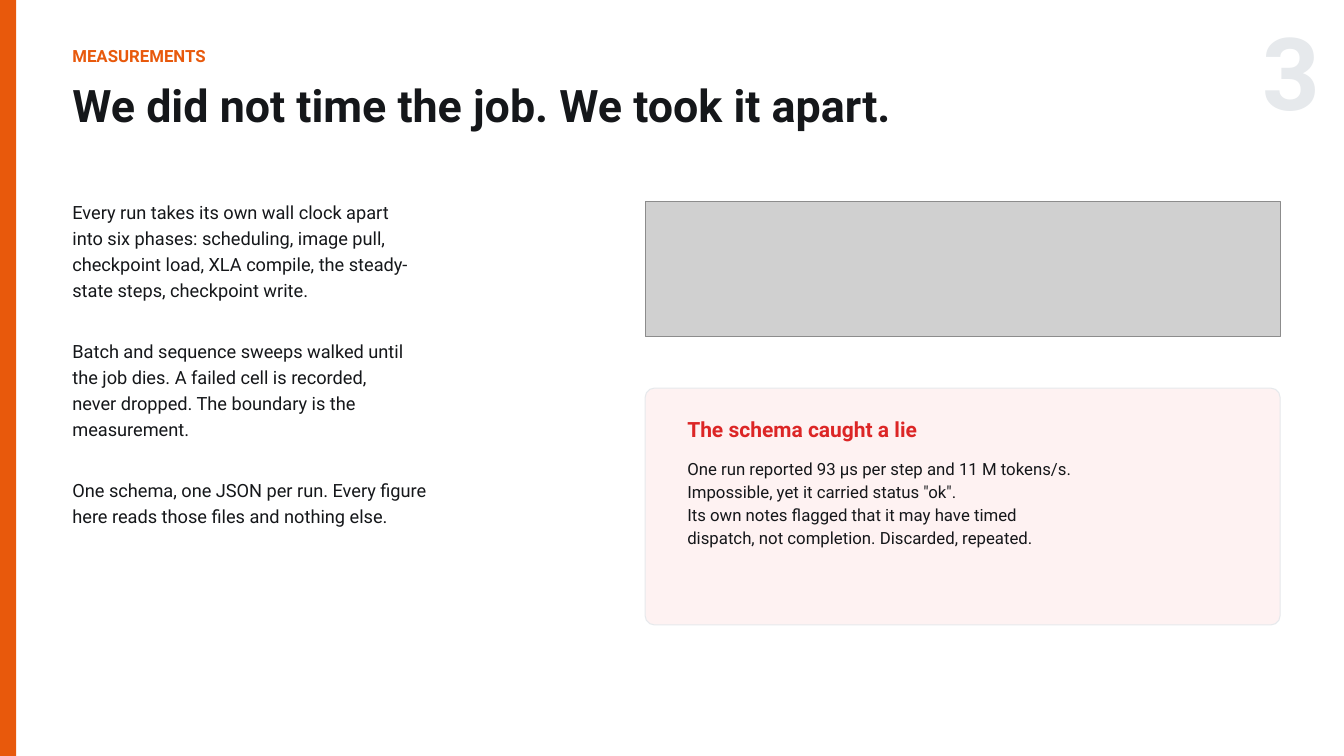
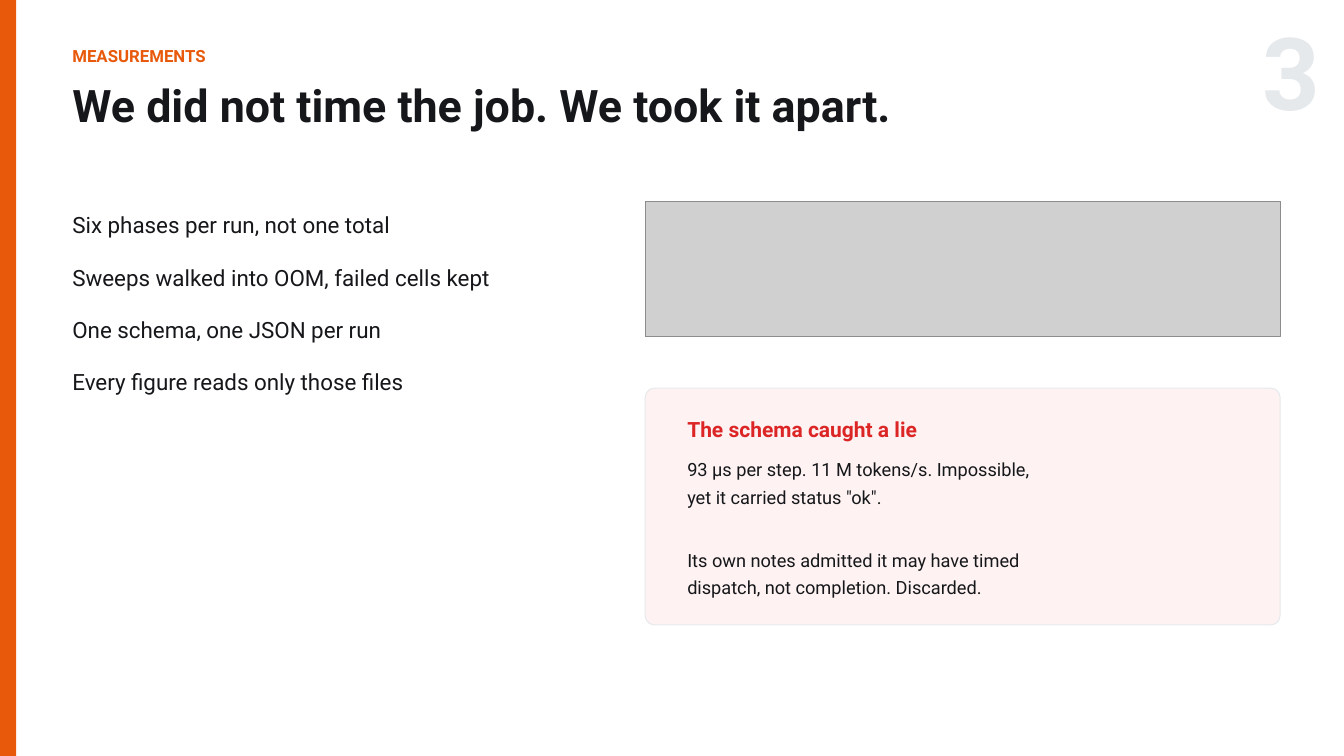
Before and after one commit to RN0L/me344-qwen3-icd10-profiling, a slide deck: slide 3 of slides/ME344_Final_Arnold_Hambuch.pptx. Drawn at 1344x756 pixels with LibreOffice and Linux fonts; fonts in the diff are those of the drawing; grey boxes stand for pictures. Boxes give left, top, right and bottom in pixels: in the first picture for what was removed or moved away, otherwise in the second. Text is boxed around its words. In the diff, an @@ line names an element or a change of style, - is before the commit and + after.

```diff
--- a/slides/ME344_Final_Arnold_Hambuch.pptx
+++ b/slides/ME344_Final_Arnold_Hambuch.pptx
@@ text at [72,216,490,395]: text changed; size 13 to 16 pt @@
-Every run takes its own wall clock apart
-into six phases: scheduling, image pull,
-checkpoint load, XLA compile, the steady-
-state steps, checkpoint write.
-Batch and sequence sweeps walked until
-the job dies. A failed cell is recorded,
-never dropped. The boundary is the
-measurement.
-One schema, one JSON per run. Every figure
-here reads those files and nothing else.
+Six phases per run, not one total
+Sweeps walked into OOM, failed cells kept
+One schema, one JSON per run
+Every figure reads only those files
@@ text at [687,462,1029,598]: text changed; size 12 to 13 pt @@
-One run reported 93 µs per step and 11 M tokens/s.
-Impossible, yet it carried status "ok".
-Its own notes flagged that it may have timed
-dispatch, not completion. Discarded, repeated.
+93 µs per step. 11 M tokens/s. Impossible,
+yet it carried status "ok".
+Its own notes admitted it may have timed
+dispatch, not completion. Discarded.
```
Also in this commit, not shown: 3 other slides changed, 1 slide added, 1 slide removed, 6 other files.
